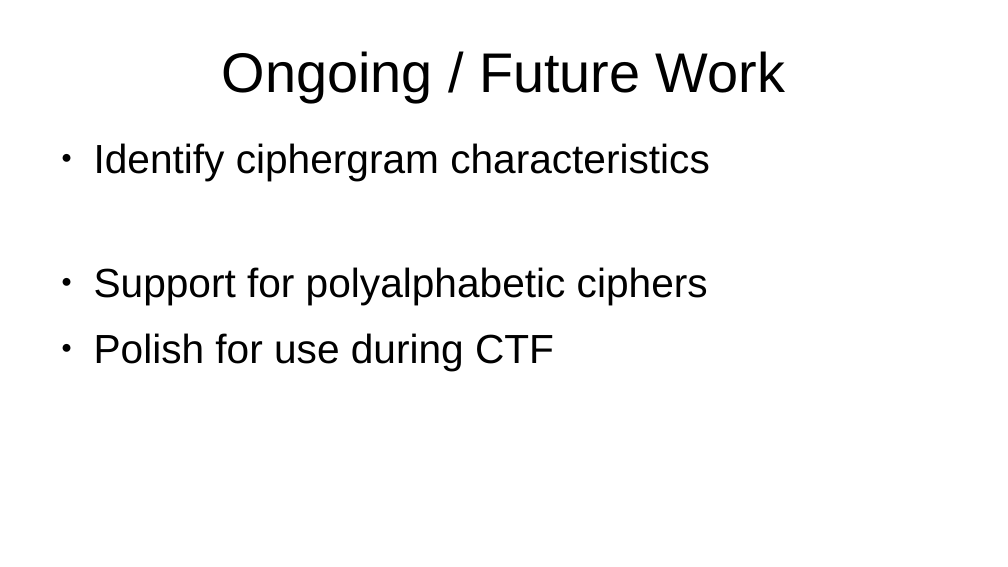
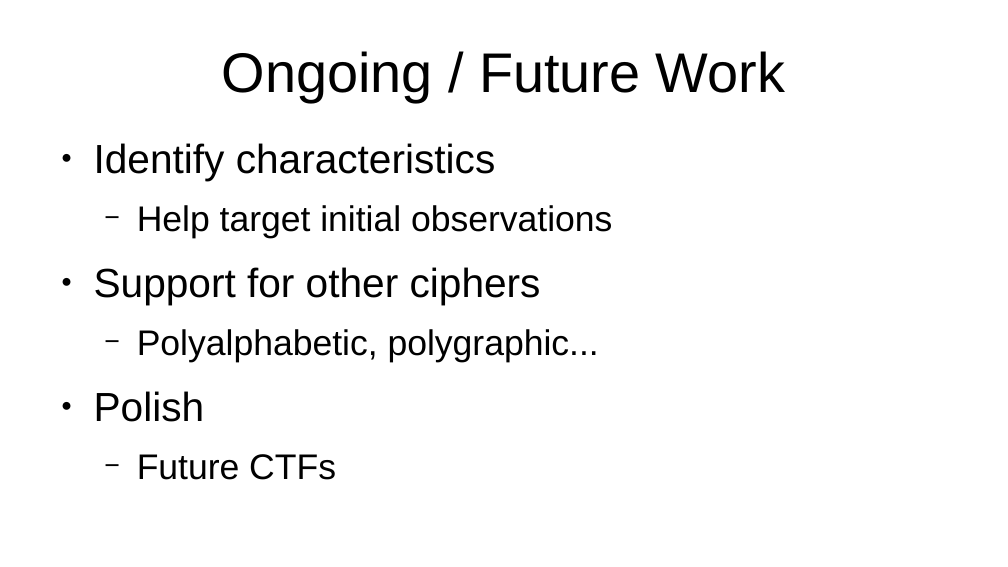
Before and after one commit to wulfgarpro/ancientrunes, a slide deck: slide 8 of lightning_talk/lightning_talk.odp. Drawn at 1008x567 pixels with LibreOffice and Linux fonts; fonts in the diff are those of the drawing. Boxes give left, top, right and bottom in pixels: in the first picture for what was removed or moved away, otherwise in the second. Text is boxed around its words. In the diff, an @@ line names an element or a change of style, - is before the commit and + after.

```diff
--- a/lightning_talk/lightning_talk.odp
+++ b/lightning_talk/lightning_talk.odp
@@ text at box(94, 143, 612, 480): text changed; size 32 to 28 pt @@
-● Identify ciphergram characteristics
-● Support for polyalphabetic ciphers
-● Polish for use during CTF
+● Identify characteristics
+  − Help target initial observations
+● Support for other ciphers
+  − Polyalphabetic, polygraphic...
+● Polish
+  − Future CTFs
```
Also in this commit, not shown: 4 other slides changed, 34 other files.
